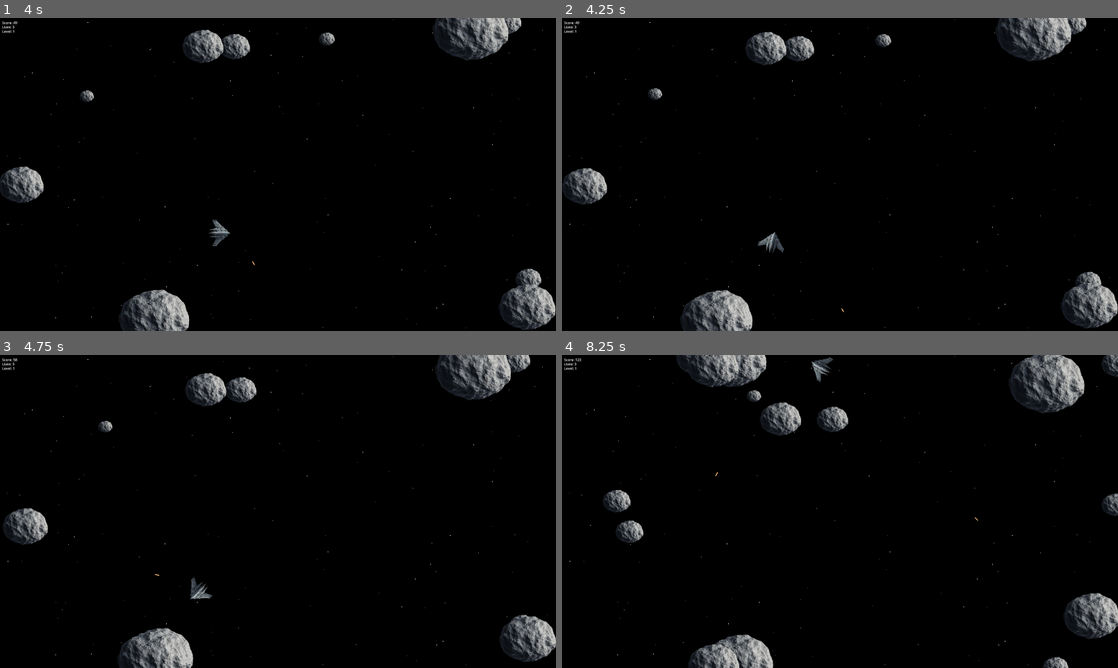
Above: before the commit, frames 1-4 (two rows, left to right).
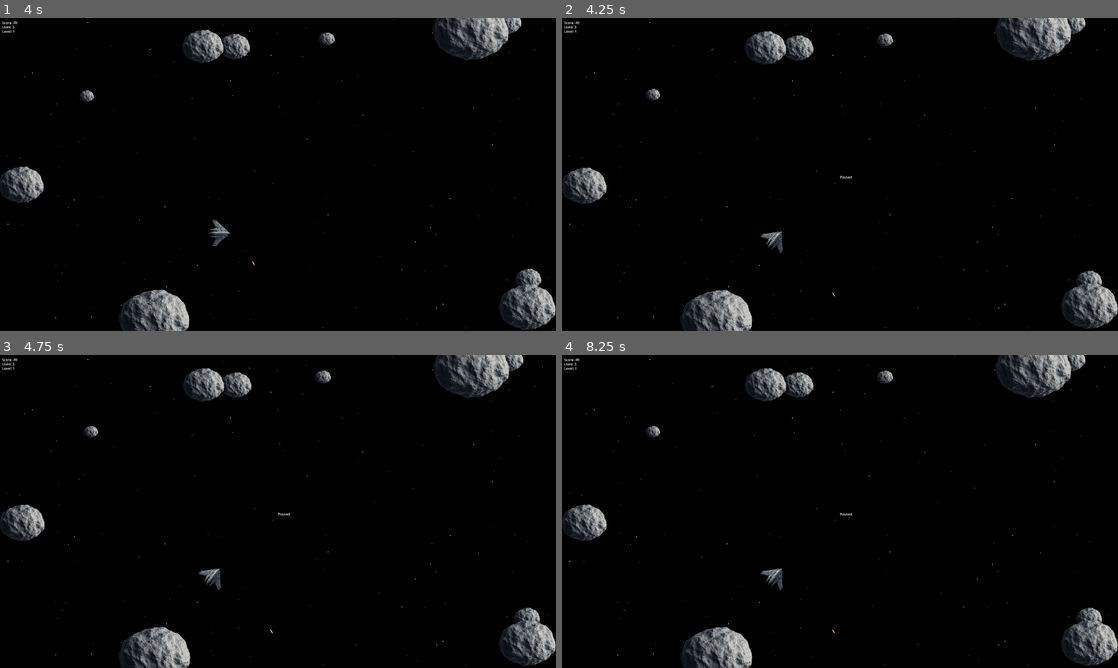
Above: after the commit, the same moments.

Repository: Soren8/space-shooter
Game: Godot game, scene res://welcome_screen.tscn
Two runs of this game, one before a commit and one after it. Both use one fixed random seed, a clock stepped at 60 frames per second and the inputs below.
Inputs:
- Up to frame 1 (4 s): tap Enter at 0.5 s; hold Right (ui_right) 0.53-1.28 s; tap Space (ui_select) at 0.77, 1.52, 3.02, 3.77 s; hold Left (ui_left) 1.28-2.03 s; hold Right (ui_right) 2.03-2.78 s; hold Up (ui_up) 2.78-3.53 s; hold Left (ui_left) from 3.53 s (still down)
- Up to frame 2 (4.25 s): keep holding Left (ui_left); tap Escape (ui_cancel) at 4.15 s
- Up to frame 3 (4.75 s): keep holding Left (ui_left); tap Space (ui_select) at 4.52 s
- Up to frame 4 (8.25 s): release Left (ui_left) at 5.78 s; hold Right (ui_right) 5.78-6.53 s; tap Space (ui_select) at 6.02, 6.77, 7.52 s; hold Up (ui_up) 6.53-7.28 s; hold Right (ui_right) 7.28-8.03 s; hold Left (ui_left) from 8.03 s (still down)

Frame 1 is identical in both runs. In frame 2, 1.6% of the frame differs, in the area x 0-100%, y 0-100%; in frame 3, 4.4%; in frame 4, 9.8%.

Commit message:
add pause/unpause functionality

Diff:
--- /dev/null
+++ b/PauseMenu.gd
@@ -0,0 +1,22 @@
+extends CanvasLayer
+
+var is_paused: bool = false
+
+func _ready():
+	hide()
+	process_mode = Node.PROCESS_MODE_ALWAYS
+
+# ---- Pause Handling ----
+func _unhandled_input(event):
+	if event.is_action_pressed("ui_cancel"):
+		toggle_pause()
+
+func toggle_pause():
+	is_paused = not get_tree().paused  # Toggle based on the tree's current paused state
+	get_tree().paused = not get_tree().paused  # Flip the pause state of the tree
+	if is_paused:
+		get_node("/root/Main/HUD/PauseLabel").show()
+		var viewport_size = get_viewport().size
+		get_node("/root/Main/HUD/PauseLabel").position = viewport_size / 2
+	else:
+		get_node("/root/Main/HUD/PauseLabel").hide()
--- a/main.gd
+++ b/main.gd
@@ -19,106 +19,106 @@
 
 # ---- Ready Function ----
 func _ready():
-    # Initialize Nodes
-    bullets_node = get_node("Bullets")
-    asteroids_node = get_node("Asteroids")
-    hud_node = get_node("HUD")
+	# Initialize Nodes
+	bullets_node = get_node("Bullets")
+	asteroids_node = get_node("Asteroids")
+	hud_node = get_node("HUD")
 
-    # Instantiate Player
-    player_instance = PlayerScene.instantiate()
-    add_child(player_instance)
-    player_instance.position = get_viewport().size / 2
-    player_instance.connect("shoot_bullet", Callable(self, "_on_Player_shoot_bullet"))
-    # Removed: player_instance.connect("body_entered", Callable(self, "_on_Player_body_entered"))
+	# Instantiate Player
+	player_instance = PlayerScene.instantiate()
+	add_child(player_instance)
+	player_instance.position = get_viewport().size / 2
+	player_instance.connect("shoot_bullet", Callable(self, "_on_Player_shoot_bullet"))
+	# Removed: player_instance.connect("body_entered", Callable(self, "_on_Player_body_entered"))
 
-    # Spawn Initial Asteroids
-    spawn_asteroids(10)
+	# Spawn Initial Asteroids
+	spawn_asteroids(10)
 
 # ---- Player Shooting Bullet ----
 func _on_Player_shoot_bullet(position: Vector2, rotation: float):
-    print("Bullet emitted from position:", position, "with rotation:", rotation)  # Debug statement
-    var bullet = BulletScene.instantiate()
-    bullet.position = position
-    bullet.rotation = rotation
-    bullets_node.add_child(bullet)
+	print("Bullet emitted from position:", position, "with rotation:", rotation)  # Debug statement
+	var bullet = BulletScene.instantiate()
+	bullet.position = position
+	bullet.rotation = rotation
+	bullets_node.add_child(bullet)
 
-    # No need to connect signals here as collisions are handled within Bullet and Asteroid scripts
-    print("Bullet instantiated at position:", bullet.position, "with velocity:", bullet.velocity)  # Debug statement
+	# No need to connect signals here as collisions are handled within Bullet and Asteroid scripts
+	print("Bullet instantiated at position:", bullet.position, "with velocity:", bullet.velocity)  # Debug statement
 
 # ---- Spawn Asteroids Function ----
 func spawn_asteroids(num: int):
-    var screen_size = get_viewport().size
-    for i in range(num):
-        var asteroid = AsteroidScene.instantiate()
-        asteroids_node.add_child(asteroid)
+	var screen_size = get_viewport().size
+	for i in range(num):
+		var asteroid = AsteroidScene.instantiate()
+		asteroids_node.add_child(asteroid)
 
-        # Random position at edges
-        var edge = randi() % 4
-        match edge:
-            0:
-                asteroid.position = Vector2(0, randf() * screen_size.y)  # Left edge
-            1:
-                asteroid.position = Vector2(screen_size.x, randf() * screen_size.y)  # Right edge
-            2:
-                asteroid.position = Vector2(randf() * screen_size.x, 0)  # Top edge
-            3:
-                asteroid.position = Vector2(randf() * screen_size.x, screen_size.y)  # Bottom edge
+		# Random position at edges
+		var edge = randi() % 4
+		match edge:
+			0:
+				asteroid.position = Vector2(0, randf() * screen_size.y)  # Left edge
+			1:
+				asteroid.position = Vector2(screen_size.x, randf() * screen_size.y)  # Right edge
+			2:
+				asteroid.position = Vector2(randf() * screen_size.x, 0)  # Top edge
+			3:
+				asteroid.position = Vector2(randf() * screen_size.x, screen_size.y)  # Bottom edge
 
-        # Random movement direction
-        var angle = randf() * PI * 2
-        asteroid.velocity = Vector2(cos(angle), sin(angle)) * asteroid.speed
+		# Random movement direction
+		var angle = randf() * PI * 2
+		asteroid.velocity = Vector2(cos(angle), sin(angle)) * asteroid.speed
 
-        # Connect asteroid to its signals
-        asteroid.connect("asteroid_destroyed", Callable(self, "_on_Asteroid_destroyed"))
-        asteroid.connect("player_hit", Callable(self, "_on_Player_hit"))
+		# Connect asteroid to its signals
+		asteroid.connect("asteroid_destroyed", Callable(self, "_on_Asteroid_destroyed"))
+		asteroid.connect("player_hit", Callable(self, "_on_Player_hit"))
 
 # ---- Process Function ----
 func _physics_process(delta: float):
-    # Update HUD
-    hud_node.get_node("ScoreLabel").text = "Score: %d" % score
-    hud_node.get_node("LivesLabel").text = "Lives: %d" % lives
-    hud_node.get_node("LevelLabel").text = "Level: %d" % level
+	# Update HUD
+	hud_node.get_node("ScoreLabel").text = "Score: %d" % score
+	hud_node.get_node("LivesLabel").text = "Lives: %d" % lives
+	hud_node.get_node("LevelLabel").text = "Level: %d" % level
 
 # ---- Asteroid Destroyed Signal Handler ----
 func _on_Asteroid_destroyed(size: float, parent_position: Vector2):
-    score += 10 * size
-    var new_size = size - 1
-    if new_size > 0:
-        spawn_smaller_asteroids(new_size, parent_position)
+	score += 10 * size
+	var new_size = size - 1
+	if new_size > 0:
+		spawn_smaller_asteroids(new_size, parent_position)
 
 # ---- Player Hit Signal Handler ----
 func _on_Player_hit():
-    lives -= 1
-    print("Player hit! Lives remaining:", lives)  # Debug statement
-    if lives <= 0:
-        game_over()
-    else:
-        player_instance.respawn()
+	lives -= 1
+	print("Player hit! Lives remaining:", lives)  # Debug statement
+	if lives <= 0:
+		game_over()
+	else:
+		player_instance.respawn()
 
 # ---- Spawn Smaller Asteroids Function ----
 func spawn_smaller_asteroids(new_size: float, parent_position: Vector2):
-    var screen_size = get_viewport().size
-    for i in range(3):
-        var asteroid = AsteroidScene.instantiate()
-        asteroids_node.call_deferred("add_child", asteroid)
-        asteroid.position = parent_position  # Set to parent asteroid's position
-        asteroid.call_deferred("set_size", new_size)  # Deferred set_size call
+	var screen_size = get_viewport().size
+	for i in range(3):
+		var asteroid = AsteroidScene.instantiate()
+		asteroids_node.call_deferred("add_child", asteroid)
+		asteroid.position = parent_position  # Set to parent asteroid's position
+		asteroid.call_deferred("set_size", new_size)  # Deferred set_size call
 
-        # Assign random movement direction
-        var angle = randf() * PI * 2
-        asteroid.velocity = Vector2(cos(angle), sin(angle)) * asteroid.speed
+		# Assign random movement direction
+		var angle = randf() * PI * 2
+		asteroid.velocity = Vector2(cos(angle), sin(angle)) * asteroid.speed
 
-        # Connect asteroid to its signals
-        asteroid.connect("asteroid_destroyed", Callable(self, "_on_Asteroid_destroyed"))
-        asteroid.connect("player_hit", Callable(self, "_on_Player_hit"))
+		# Connect asteroid to its signals
+		asteroid.connect("asteroid_destroyed", Callable(self, "_on_Asteroid_destroyed"))
+		asteroid.connect("player_hit", Callable(self, "_on_Player_hit"))
 
 # ---- Game Over Handling ----
 func game_over():
-    get_tree().paused = true
+	get_tree().paused = true
 
-    var game_over_label = $HUD/GameOverLabel
-    game_over_label.text = "GAME OVER\nFinal Score: %d" % score
-    game_over_label.position = get_viewport().size / 2
-    game_over_label.show()
+	var game_over_label = $HUD/GameOverLabel
+	game_over_label.text = "GAME OVER\nFinal Score: %d" % score
+	game_over_label.position = get_viewport().size / 2
+	game_over_label.show()
 
-    print("Game Over! Final Score: ", score)
+	print("Game Over! Final Score: ", score)
--- a/main.tscn
+++ b/main.tscn
@@ -1,18 +1,27 @@
-[gd_scene load_steps=5 format=3 uid="uid://56iw261d2400"]
+[gd_scene load_steps=6 format=3 uid="uid://56iw261d2400"]
 
 [ext_resource type="Script" path="res://main.gd" id="1_56k8w"]
 [ext_resource type="PackedScene" uid="uid://dio7uf4flqx78" path="res://starry_background.tscn" id="2_gy8r2"]
 [ext_resource type="AudioStream" uid="uid://d0l8y6qxpfik4" path="res://audio/Galactic-Dreams.mp3" id="3_rbg02"]
 [ext_resource type="Script" path="res://AudioStreamPlayer.gd" id="4_eh5vn"]
+[ext_resource type="PackedScene" uid="uid://bfgh3dseajhj8" path="res://pause_menu.tscn" id="5_7v2h2"]
 
 [node name="Main" type="Node2D"]
 script = ExtResource("1_56k8w")
+
+[node name="PauseMenu" parent="." instance=ExtResource("5_7v2h2")]
 
 [node name="Bullets" type="Node2D" parent="."]
 
 [node name="Asteroids" type="Node2D" parent="."]
 
 [node name="HUD" type="CanvasLayer" parent="."]
+
+[node name="PauseLabel" type="Label" parent="HUD"]
+visible = false
+offset_right = 57.0
+offset_bottom = 23.0
+text = "Paused"
 
 [node name="ScoreLabel" type="Label" parent="HUD"]
 offset_left = 10.0
--- /dev/null
+++ b/pause_menu.tscn
@@ -0,0 +1,6 @@
+[gd_scene load_steps=2 format=3 uid="uid://bfgh3dseajhj8"]
+
+[ext_resource type="Script" path="res://PauseMenu.gd" id="1_476uq"]
+
+[node name="PauseMenu" type="CanvasLayer"]
+script = ExtResource("1_476uq")
